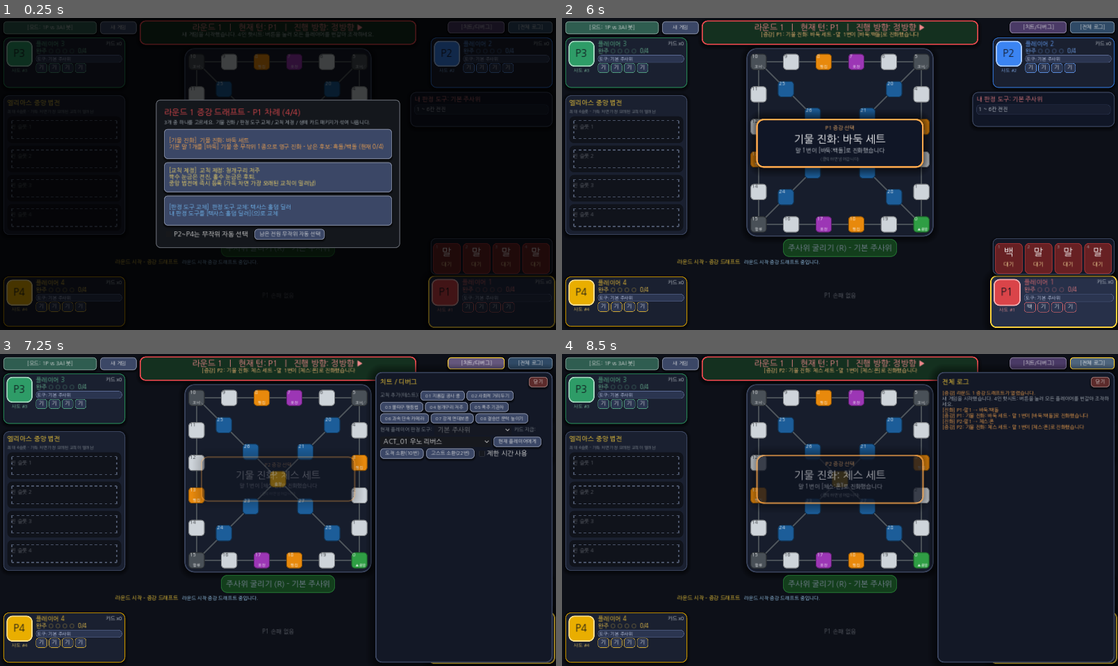
Above: before the commit, frames 1-4 (two rows, left to right).
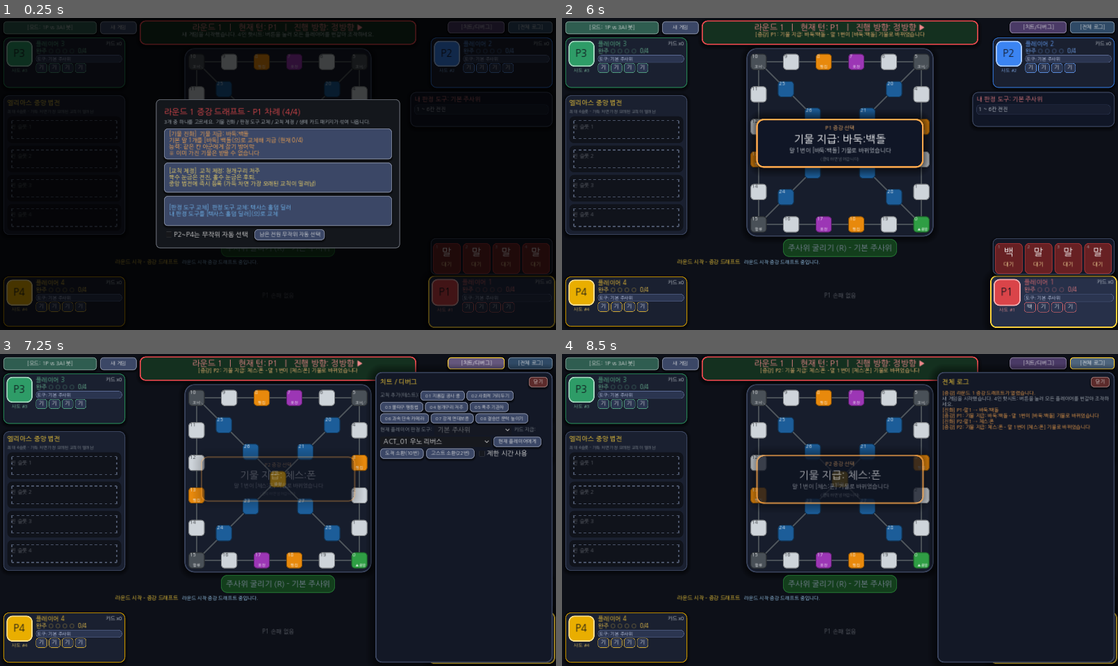
Above: after the commit, the same moments.

Repository: mayjohn66-cmd/TRG
Game: Godot game, scene res://scenes/main_board.tscn
The game is run twice, just before and just after one commit, with the same random seed, the same clock (stepped at 60 frames per second) and the same inputs.
Inputs (mouse positions are in pixels of both pictures, inside the frame that each line leads up to):
- Up to frame 1 (0.25 s): no input
- Up to frame 2 (6 s): click "새 게임" at 0.5 s; click "새 게임" at 1.25 s; click "[모드: 1P vs 3AI 봇]" at 2 s; click "[모드: 1P vs 3AI 봇]" at 2.75 s; click "[치트/디버그]" at 3.5 s; click "[전체 로그]" at 4.25 s; click (840, 142) at 5 s, where only the run before the commit has a clickable "[기물 진화] 기물 진화: 바둑 세트 기본 말 1개를…"; click (840, 142) at 5.75 s, where only the run after the commit has a clickable "[기물 진화] 기물 지급: 바둑:백돌 기본 말 1개를…"
- Up to frame 3 (7.25 s): click "[치트/디버그]" at 6.5 s
- Up to frame 4 (8.5 s): click "닫기" at 7.25 s; click "[전체 로그]" at 8 s

The runs differ from the first frame. In frame 1, 2.8% of the frame differs, in the area x 28-72%, y 26-74%; in frame 2, 0.7%; in frame 3, 0.4%; in frame 4, 1.0%.

Commit message:
기물 증강을 무작위 진화에서 세부 기물 지정 지급으로 변경 (보유한 기물은 받을 수 없음)
Co-Authored-By: Claude Sonnet 5.5 <noreply@anthropic.com>
Claude-Session: https://claude.ai/code/session_01HvvTBBGdmqrXHkL2GAw3GJ

Diff:
--- a/core_engine/augments/augment_def.gd
+++ b/core_engine/augments/augment_def.gd
@@ -9,13 +9,16 @@
 var display_name: String = ""
 ## 진화한 세트(PawnKind) / 판정 도구 ID / 교칙 ID 중 카테고리에 맞는 값.
 var payload: Variant = null
+## 기물 지급 증강에서 이 선택지가 주는 세부 기물의 호기 번호들 (같은 병종이 여러 호기일 수 있다: 바둑 흑돌 = 1·3호기).
+var units: Array[int] = []
 
 
-func _init(id: StringName, augment_category: GameEnums.AugmentCategory, name: String, value: Variant = null) -> void:
+func _init(id: StringName, augment_category: GameEnums.AugmentCategory, name: String, value: Variant = null, unit_list: Array[int] = []) -> void:
 	augment_id = id
 	category = augment_category
 	display_name = name
 	payload = value
+	units = unit_list
 
 
 static func category_name(value: GameEnums.AugmentCategory) -> String:
@@ -26,11 +29,22 @@
 	return "생떼 카드 패키지"
 
 
+## 이 선택지가 줄 수 있는, 아직 받지 않은 호기 번호들.
+func _free_units_for(state: GameState, player_id: int) -> Array[int]:
+	var free: Array[int] = state.free_units(player_id, payload)
+	var result: Array[int] = []
+	for unit: int in units:
+		if free.has(unit):
+			result.append(unit)
+	return result
+
+
 ## 이 플레이어에게 지금 제시할 수 있는 선택지인가.
 func is_available(state: GameState, player_id: int) -> bool:
 	match category:
 		GameEnums.AugmentCategory.PAWN_EVOLUTION:
-			return not state.basic_pawns_of(player_id).is_empty() and state.set_count(player_id, payload) < GameEnums.PAWNS_PER_PLAYER
+			# 이미 그 세부 기물을 가지고 있으면(받을 호기가 남아 있지 않으면) 받을 수 없다.
+			return not state.basic_pawns_of(player_id).is_empty() and not _free_units_for(state, player_id).is_empty()
 		GameEnums.AugmentCategory.TOOL_SWAP:
 			return (state.tools[player_id] as BaseJudgmentTool).tool_id != payload
 		GameEnums.AugmentCategory.LAW_ENACT:
@@ -47,12 +61,8 @@
 func describe(state: GameState, player_id: int) -> String:
 	match category:
 		GameEnums.AugmentCategory.PAWN_EVOLUTION:
-			var names: Array[String] = []
-			for unit: int in state.free_units(player_id, payload):
-				var sub_name: String = PawnCatalog.unit_label(payload, unit).split(":")[-1]
-				if not names.has(sub_name):
-					names.append(sub_name)
-			return "기본 말 1개를 [%s] 기물 중 무작위 1종으로 영구 진화 - 남은 후보: %s (현재 %d/4)" % [PawnCatalog.display_set_name(payload), "/".join(names), state.set_count(player_id, payload)]
+			var kind: GameEnums.PawnKind = payload
+			return "기본 말 1개를 [%s] %s(으)로 교체해 지급 (현재 %d/4)\n능력: %s\n※ 이미 가진 기물은 받을 수 없습니다" % [PawnCatalog.display_set_name(kind), PawnCatalog.unit_label(kind, units[0]).split(":")[-1], state.set_count(player_id, kind), PawnCatalog.ability_text(kind, units[0])]
 		GameEnums.AugmentCategory.TOOL_SWAP:
 			return "내 판정 도구를 [%s](으)로 교체" % ToolRegistry.create(payload).display_name
 		GameEnums.AugmentCategory.LAW_ENACT:
@@ -82,9 +92,9 @@
 		if basics.is_empty():
 			return {"ok": false, "text": "진화시킬 기본 말이 없습니다"}
 		pawn = basics[0]
-	if not state.evolve_pawn_random(pawn, payload):
-		return {"ok": false, "text": "이 세트는 더 진화할 수 없습니다"}
-	return {"ok": true, "text": "말 %d번이 [%s]로 진화했습니다" % [pawn.slot, pawn.display_label()]}
+	if not state.give_unit(pawn, payload, _free_units_for(state, player_id)):
+		return {"ok": false, "text": "이미 가지고 있는 기물이라 받을 수 없습니다"}
+	return {"ok": true, "text": "말 %d번이 [%s] 기물로 바뀌었습니다" % [pawn.slot, pawn.display_label()]}
 
 
 func _apply_tool(state: GameState, player_id: int) -> Dictionary:
--- a/core_engine/augments/augment_registry.gd
+++ b/core_engine/augments/augment_registry.gd
@@ -1,6 +1,6 @@
 # File: res://core_engine/augments/augment_registry.gd
 # Class: class_name AugmentRegistry
-# Role: 증강 드래프트 전체 풀(기물 진화 5 / 판정 도구 교체 6 / 교칙 제정 8 / 카드 패키지 1)과 선택지 3개를 4대 카테고리가 섞이도록 뽑는 생성기
+# Role: 증강 드래프트 전체 풀(기물 지급 15 (세부 기물별) / 판정 도구 교체 6 / 교칙 제정 8 / 카드 패키지 1)과 선택지 3개를 4대 카테고리가 섞이도록 뽑는 생성기
 class_name AugmentRegistry
 extends RefCounted
 
@@ -12,8 +12,14 @@
 
 static func all() -> Array[AugmentDef]:
 	if _cache.is_empty():
+		# 기물 지급: 세부 기물 하나하나가 별도 선택지다 (윷말 1종 / 체스·장기·모노폴리 4종씩 / 바둑 흑·백 2종).
 		for kind: GameEnums.PawnKind in PawnCatalog.EVOLVABLE_SETS:
-			_cache.append(AugmentDef.new(StringName("EVO_%d" % kind), GameEnums.AugmentCategory.PAWN_EVOLUTION, "기물 진화: %s 세트" % PawnCatalog.display_set_name(kind), kind))
+			for units: Array in PawnCatalog.unit_groups(kind):
+				var typed_units: Array[int] = []
+				for unit: Variant in units:
+					typed_units.append(int(unit))
+				var sub_name: String = PawnCatalog.unit_label(kind, typed_units[0])
+				_cache.append(AugmentDef.new(StringName("EVO_%d_%d" % [kind, typed_units[0]]), GameEnums.AugmentCategory.PAWN_EVOLUTION, "기물 지급: %s" % sub_name, kind, typed_units))
 		for tool_id: StringName in SWAPPABLE_TOOLS:
 			_cache.append(AugmentDef.new(StringName("TOOL_%s" % tool_id), GameEnums.AugmentCategory.TOOL_SWAP, "판정 도구 교체: %s" % ToolRegistry.create(tool_id).display_name, tool_id))
 		for law_id: String in LawRegistry.ALL_IDS:
--- a/core_engine/entities/pawn_catalog.gd
+++ b/core_engine/entities/pawn_catalog.gd
@@ -159,3 +159,18 @@
 		"bonus2": {"label": "2세트: %s" % SET_BONUS_2_NAMES.get(kind, "-"), "text": SET_BONUS_2_TEXT.get(kind, ""), "active": count >= GameEnums.SET_SYNERGY_2},
 		"bonus4": {"label": "4세트: %s" % SPECIAL_VICTORY_NAMES.get(kind, "-"), "text": SET_BONUS_4_TEXT.get(kind, ""), "active": count >= GameEnums.PAWNS_PER_PLAYER},
 	}
+
+
+## 세트의 '같은 세부 기물' 묶음: 호기 번호들을 세부 기물 종류별로 묶는다 (체스는 [[1],[2],[3],[4]], 바둑은 [[1,3],[2,4]], 윷은 [[1,2,3,4]]).
+static func unit_groups(kind: GameEnums.PawnKind) -> Array:
+	var groups: Array = []
+	var seen: Array = []
+	for unit: int in range(1, GameEnums.PAWNS_PER_PLAYER + 1):
+		var sub: GameEnums.PawnSubType = sub_type_of(kind, unit)
+		var index: int = seen.find(sub)
+		if index == -1:
+			seen.append(sub)
+			groups.append([unit])
+		else:
+			(groups[index] as Array).append(unit)
+	return groups
--- a/core_engine/game_state.gd
+++ b/core_engine/game_state.gd
@@ -208,17 +208,17 @@
 	return result
 
 
-## 기본 말 하나를 세트의 '아직 못 받은 세부 기물 중 무작위 1종'으로 영구 진화시킨다 (오토체스식: 호기 순서가 아니라 뽑기).
-func evolve_pawn_random(pawn: PlayerPawn, kind: GameEnums.PawnKind) -> bool:
+## 기본 말 하나를 지정한 세부 기물로 영구 교체해 지급한다 (candidates 중 첫 호기). 이미 받은 호기뿐이면 false.
+func give_unit(pawn: PlayerPawn, kind: GameEnums.PawnKind, candidates: Array[int]) -> bool:
 	if pawn == null or pawn.kind != GameEnums.PawnKind.BASIC or kind == GameEnums.PawnKind.BASIC:
 		return false
 	var free: Array[int] = free_units(pawn.owner_id, kind)
-	if free.is_empty():
-		return false
-	var unit: int = free[rng.randi_range(0, free.size() - 1)]
-	pawn.evolve(kind, unit)
-	pawn_evolved.emit(pawn.entity_id, kind, unit)
-	return true
+	for unit: int in candidates:
+		if free.has(unit):
+			pawn.evolve(kind, unit)
+			pawn_evolved.emit(pawn.entity_id, kind, unit)
+			return true
+	return false
 
 
 func pawns_of(player_id: int) -> Array[PlayerPawn]:
--- a/tests/test_augments_and_victory.gd
+++ b/tests/test_augments_and_victory.gd
@@ -110,7 +110,7 @@
 	var counts: Dictionary = {}
 	for def: AugmentDef in AugmentRegistry.all():
 		counts[def.category] = int(counts.get(def.category, 0)) + 1
-	check_eq(counts[GameEnums.AugmentCategory.PAWN_EVOLUTION], 5, "기물 진화 5세트")
+	check_eq(counts[GameEnums.AugmentCategory.PAWN_EVOLUTION], 15, "기물 지급: 윷 1 + 체스 4 + 장기 4 + 모노폴리 4 + 바둑 2")
 	check_eq(counts[GameEnums.AugmentCategory.TOOL_SWAP], 6, "판정 도구 교체 6종 (D6 제외)")
 	check_eq(counts[GameEnums.AugmentCategory.LAW_ENACT], 8, "교칙 8종")
 	check_eq(counts[GameEnums.AugmentCategory.CARD_PACKAGE], 1, "카드 패키지")
@@ -149,18 +149,19 @@
 			seen[offer] = true
 	check(not seen.has(&"TOOL_HOLDEM"), "이미 쓰는 도구는 제시하지 않음")
 	check(not seen.has(&"AUG_LAW_08"), "법전에 있는 교칙은 제시하지 않음")
-	for kind: GameEnums.PawnKind in PawnCatalog.EVOLVABLE_SETS:
-		check(not seen.has(StringName("EVO_%d" % kind)), "기본 말이 없으면 기물 진화는 제시하지 않음")
+	for def: AugmentDef in AugmentRegistry.all():
+		if def.category == GameEnums.AugmentCategory.PAWN_EVOLUTION:
+			check(not seen.has(def.augment_id), "기본 말이 없으면 기물 지급은 제시하지 않음")
 	check(seen.has(&"CARD_PACKAGE"), "카드 패키지는 항상 가능")
 
 
 func test_each_augment_category_applies_its_effect() -> void:
 	var state := make_state()
-	var evolve: Dictionary = AugmentRegistry.get_def(&"EVO_%d" % Kind.YUT).apply(state, 1, {"pawn_id": 13})
+	var evolve: Dictionary = AugmentRegistry.get_def(&"EVO_%d_1" % Kind.YUT).apply(state, 1, {"pawn_id": 13})
 	check(evolve["ok"], "진화 성공")
 	check_eq(state.get_pawn(13).display_label(), "윷말", "고른 말이 윷 1호기로 진화")
 	check_eq(state.get_pawn(11).kind, Kind.BASIC, "다른 말은 그대로")
-	var bad: Dictionary = AugmentRegistry.get_def(&"EVO_%d" % Kind.YUT).apply(state, 1, {"pawn_id": 21})
+	var bad: Dictionary = AugmentRegistry.get_def(&"EVO_%d_1" % Kind.YUT).apply(state, 1, {"pawn_id": 21})
 	check(not bad["ok"], "남의 말은 진화시킬 수 없음")
 	check_eq(state.get_pawn(21).kind, Kind.BASIC, "남의 말 불변")
 	var tool: Dictionary = AugmentRegistry.get_def(&"TOOL_SLOT_777").apply(state, 2)
@@ -193,7 +194,7 @@
 
 func test_draft_pick_applies_effect_and_finishes_when_everyone_picked() -> void:
 	var manager: TurnManager = _manager(2, true)
-	manager._draft_offers[1] = [&"EVO_2", &"TOOL_HOLDEM", &"AUG_LAW_03"] as Array[StringName]
+	manager._draft_offers[1] = [&"EVO_2_1", &"TOOL_HOLDEM", &"AUG_LAW_03"] as Array[StringName]
 	manager._draft_offers[2] = [&"CARD_PACKAGE", &"AUG_LAW_04", &"TOOL_YUT"] as Array[StringName]
 	_do(manager, 1, &"pick_augment", {"index": 0, "pawn_id": 13})
 	check(manager.state.get_pawn(13).kind == GameEnums.PawnKind.CHESS and manager.state.get_pawn(13).unit_no in [1, 2, 3, 4], "P1이 고른 기본 말이 체스 기물 중 하나로 진화")
@@ -202,7 +203,7 @@
 	_do(manager, 2, &"pick_augment", {"index": 1})
 	check(manager.state.rulebook.has_law("LAW_04"), "P2의 교칙이 등록됨")
 	check_eq(manager.current_state, Phase.PHASE_TURN_BEGIN, "모두 고르면 첫 턴")
-	check_eq(manager.augments[1], [&"EVO_2"] as Array, "선택 기록")
+	check_eq(manager.augments[1], [&"EVO_2_1"] as Array, "선택 기록")
 	_dispose(manager)
 
 
@@ -210,7 +211,7 @@
 	var manager: TurnManager = _manager(2, true)
 	var rejected: Array = []
 	manager.action_rejected.connect(func(player_id: int, action: StringName, reason: StringName) -> void: rejected.append(reason))
-	manager._draft_offers[1] = [&"EVO_3", &"TOOL_YUT", &"CARD_PACKAGE"] as Array[StringName]
+	manager._draft_offers[1] = [&"EVO_3_1", &"TOOL_YUT", &"CARD_PACKAGE"] as Array[StringName]
 	_do(manager, 1, &"pick_augment", {"index": 0, "pawn_id": 21})
 	check_eq(rejected, [&"invalid_pawn"] as Array, "남의 말로는 진화 불가")
 	_do(manager, 1, &"pick_augment", {"index": 1})
@@ -668,18 +669,20 @@
 	_dispose(winning)
 
 
-func test_evolution_draws_a_random_unit_without_repeats_until_the_set_is_full() -> void:
-	var seen: Dictionary = {}
-	for seed_value: int in 12:
-		var state := make_state()
-		state.rng.seed = seed_value
-		var units: Array[int] = []
-		for pawn_id: int in [11, 12, 13, 14]:
-			check(state.evolve_pawn_random(state.get_pawn(pawn_id), GameEnums.PawnKind.CHESS), "진화 성공")
-			units.append(state.get_pawn(pawn_id).unit_no)
-		seen[units.duplicate()] = true
-		var sorted_units: Array[int] = units.duplicate()
-		sorted_units.sort()
-		check_eq(sorted_units, int_array([1, 2, 3, 4]), "4번 진화하면 폰·나이트·비숍·룩이 하나씩 나온다")
-		check(state.free_units(1, GameEnums.PawnKind.CHESS).is_empty(), "다 받으면 남은 후보 없음")
-	check(seen.size() > 1, "시드에 따라 받는 순서가 달라진다 (순서 고정이 아님)")
+func test_unit_augments_give_the_named_unit_and_refuse_duplicates() -> void:
+	var state := make_state()
+	var rook: AugmentDef = AugmentRegistry.get_def(&"EVO_2_4")
+	check_eq(rook.display_name, "기물 지급: 체스:룩", "선택지는 세부 기물 하나를 이름으로 지급")
+	check(rook.is_available(state, 1), "아직 없으니 받을 수 있다")
+	check(rook.apply(state, 1, {"pawn_id": 11})["ok"], "룩 지급")
+	check_eq(state.get_pawn(11).display_label(), "체스:룩", "정확히 룩이 지급된다 (랜덤 아님)")
+	check(not rook.is_available(state, 1), "이미 룩을 가졌으면 제시하지 않는다")
+	var again: Dictionary = rook.apply(state, 1, {"pawn_id": 12})
+	check(not again["ok"] and state.get_pawn(12).kind == GameEnums.PawnKind.BASIC, "이미 가진 기물은 받을 수 없다")
+	check(AugmentRegistry.get_def(&"EVO_2_1").is_available(state, 1), "다른 체스 기물은 계속 받을 수 있다")
+	# 바둑은 흑·백 두 종이고 각각 2개까지, 윷말은 4개까지
+	var black: AugmentDef = AugmentRegistry.get_def(&"EVO_5_1")
+	check(black.apply(state, 1, {"pawn_id": 12})["ok"] and black.apply(state, 1, {"pawn_id": 13})["ok"], "흑돌 2개까지 받는다")
+	check(not black.is_available(state, 1), "흑돌 두 개를 가졌으면 흑돌은 더 못 받는다")
+	check(AugmentRegistry.get_def(&"EVO_5_2").is_available(state, 1) or state.basic_pawns_of(1).size() == 1, "백돌은 별개 선택지")
+	check(AugmentRegistry.get_def(&"EVO_5_1").describe(state, 1).contains("이미 가진 기물은 받을 수 없습니다"), "설명에 중복 불가 안내")
--- a/tests/test_bot.gd
+++ b/tests/test_bot.gd
@@ -97,17 +97,17 @@
 func test_augment_choice_prefers_completing_an_owned_set() -> void:
 	var state := make_state(2, 1, {2: [Vector2i(Kind.CHESS, 1), 0, 0, 0]})
 	var rng: RandomNumberGenerator = _seeded(1)
-	var offers: Array[StringName] = [&"TOOL_YUT", &"EVO_%d" % Kind.CHESS, &"AUG_LAW_01"]
+	var offers: Array[StringName] = [&"TOOL_YUT", &"EVO_%d_2" % Kind.CHESS, &"AUG_LAW_01"]
 	check_eq(BotBrain.choose_augment(state, 2, offers, rng), 1, "보유한 체스 세트를 2세트로 완성하는 진화가 1순위")
 	var four := make_state(2, 1, {2: [Vector2i(Kind.GO, 1), Vector2i(Kind.GO, 2), Vector2i(Kind.GO, 3), 0]})
-	var offers_four: Array[StringName] = [&"CARD_PACKAGE", &"AUG_LAW_01", &"EVO_%d" % Kind.GO]
+	var offers_four: Array[StringName] = [&"CARD_PACKAGE", &"AUG_LAW_01", &"EVO_%d_2" % Kind.GO]
 	check_eq(BotBrain.choose_augment(four, 2, offers_four, rng), 2, "4세트 완성도 1순위")
-	var other_set: Array[StringName] = [&"TOOL_YUT", &"EVO_%d" % Kind.JANGGI, &"AUG_LAW_01"]
+	var other_set: Array[StringName] = [&"TOOL_YUT", &"EVO_%d_1" % Kind.JANGGI, &"AUG_LAW_01"]
 	check_eq(BotBrain.choose_augment(state, 2, other_set, rng), 0, "이미 다른 세트를 가졌다면 새 세트를 흩뿌리지 않고 판정 도구를 고른다")
 	var no_evo: Array[StringName] = [&"CARD_PACKAGE", &"AUG_LAW_01", &"TOOL_HOLDEM"]
 	check_eq(BotBrain.choose_augment(state, 2, no_evo, rng), 2, "진화가 없으면 판정 도구 교체가 교칙보다 먼저")
 	var first_set := make_state()
-	var start: Array[StringName] = [&"CARD_PACKAGE", &"AUG_LAW_01", &"EVO_%d" % Kind.YUT]
+	var start: Array[StringName] = [&"CARD_PACKAGE", &"AUG_LAW_01", &"EVO_%d_1" % Kind.YUT]
 	check_eq(BotBrain.choose_augment(first_set, 2, start, rng), 2, "아직 세트가 하나도 없으면 첫 세트를 시작한다 (그렇지 않으면 봇이 영원히 기본 말뿐)")
 
 
--- a/tests/ui_screenshot.gd
+++ b/tests/ui_screenshot.gd
@@ -69,7 +69,7 @@
 		"tip":
 			_finish_draft()
 			for pair: Array in [[11, GameEnums.PawnKind.CHESS], [12, GameEnums.PawnKind.CHESS], [21, GameEnums.PawnKind.JANGGI]]:
-				state.evolve_pawn_random(state.get_pawn(pair[0]), pair[1])
+				state.evolve_pawn(state.get_pawn(pair[0]), pair[1])
 			_board._refresh_all()
 			_board._fill_pawn_tip(11)
 			_board._tip_panel.visible = true
Not shown, changed: docs/EDGE_CASE_SPEC.md
Not shown, changed: docs/GDD_TDD_Master.md
